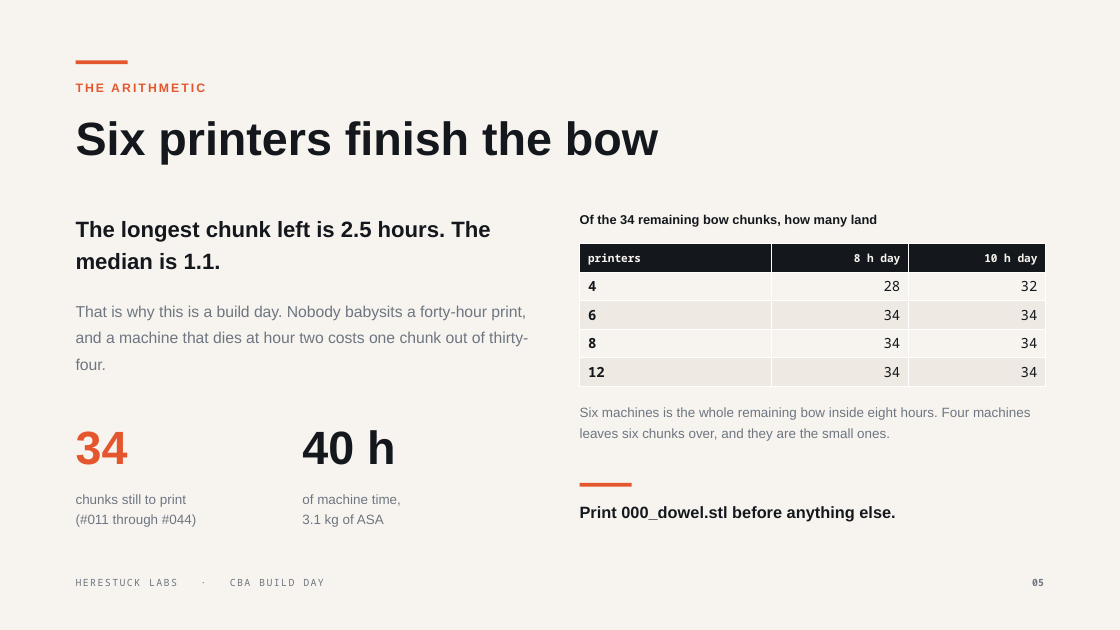
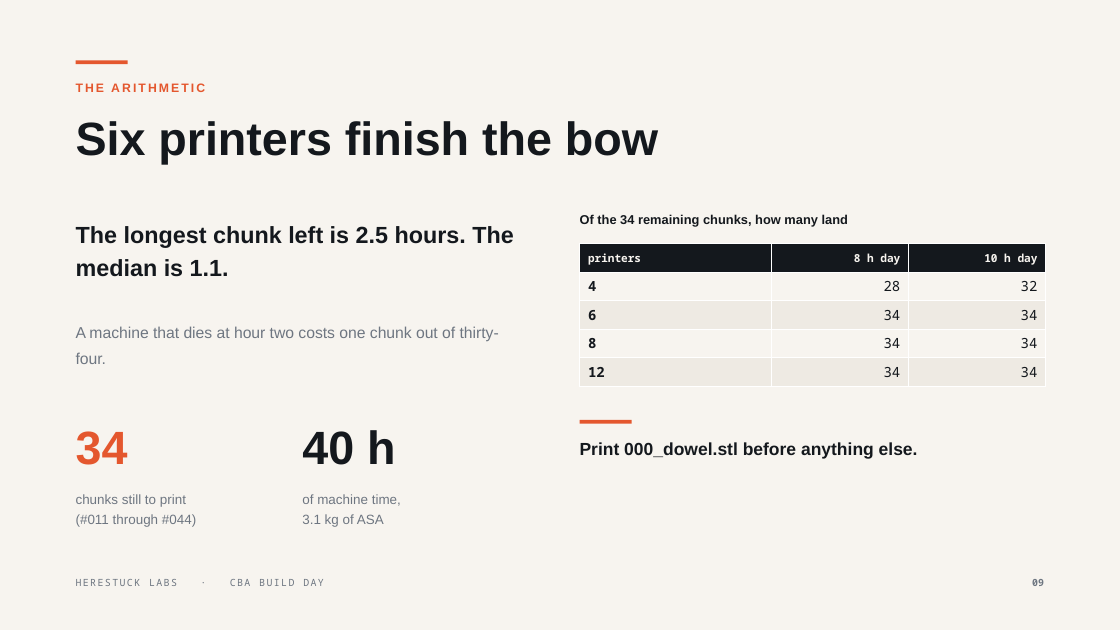
Before and after one commit to AlexWynn-AM/boat-design, a slide deck: slide 9 of herestuck_boat_build_day.pptx (slide 5 before the commit). Drawn at 1120x630 pixels with LibreOffice and Linux fonts; fonts in the diff are those of the drawing. Boxes give left, top, right and bottom in pixels: in the first picture for what was removed or moved away, otherwise in the second. Text is boxed around its words. In the diff, an @@ line names an element or a change of style, - is before the commit and + after.

```diff
--- a/herestuck_boat_build_day.pptx
+++ b/herestuck_boat_build_day.pptx
@@ text "The longest chunk left is ..." at <box>76,226,514,277</box>: size 19 to 20 pt @@
@@ text at <box>580,214,848,227</box>: text changed @@
-Of the 34 remaining bow chunks, how many land
+Of the 34 remaining chunks, how many land
@@ text at <box>76,326,499,364</box>: text changed @@
-That is why this is a build day. Nobody babysits a forty-hour print, and a machine that dies at hour two costs one chunk out of thirty-four.
+A machine that dies at hour two costs one chunk out of thirty-four.
@@ text removed at <box>580,407,1030,441</box> @@
-Six machines is the whole remaining bow inside eight hours. Four machines leaves six chunks over, and they are the small ones.
@@ text "Print 000_dowel.stl before anything else.": place and size @@
-text "Print 000_dowel.stl before anything else." at <box>580,506,895,522</box>
+text "Print 000_dowel.stl before anything else." at <box>580,442,918,459</box>
@@ rectangle: place and size @@
-rectangle at <box>580,483,632,486</box>
+rectangle at <box>580,420,632,423</box>
@@ text "Print 000_dowel.stl before anything else." at <box>580,442,918,459</box>: size 14 to 15 pt @@
```
Also in this commit, not shown: 9 other slides changed, 1 slide added, 1 slide removed, 9 other files.
